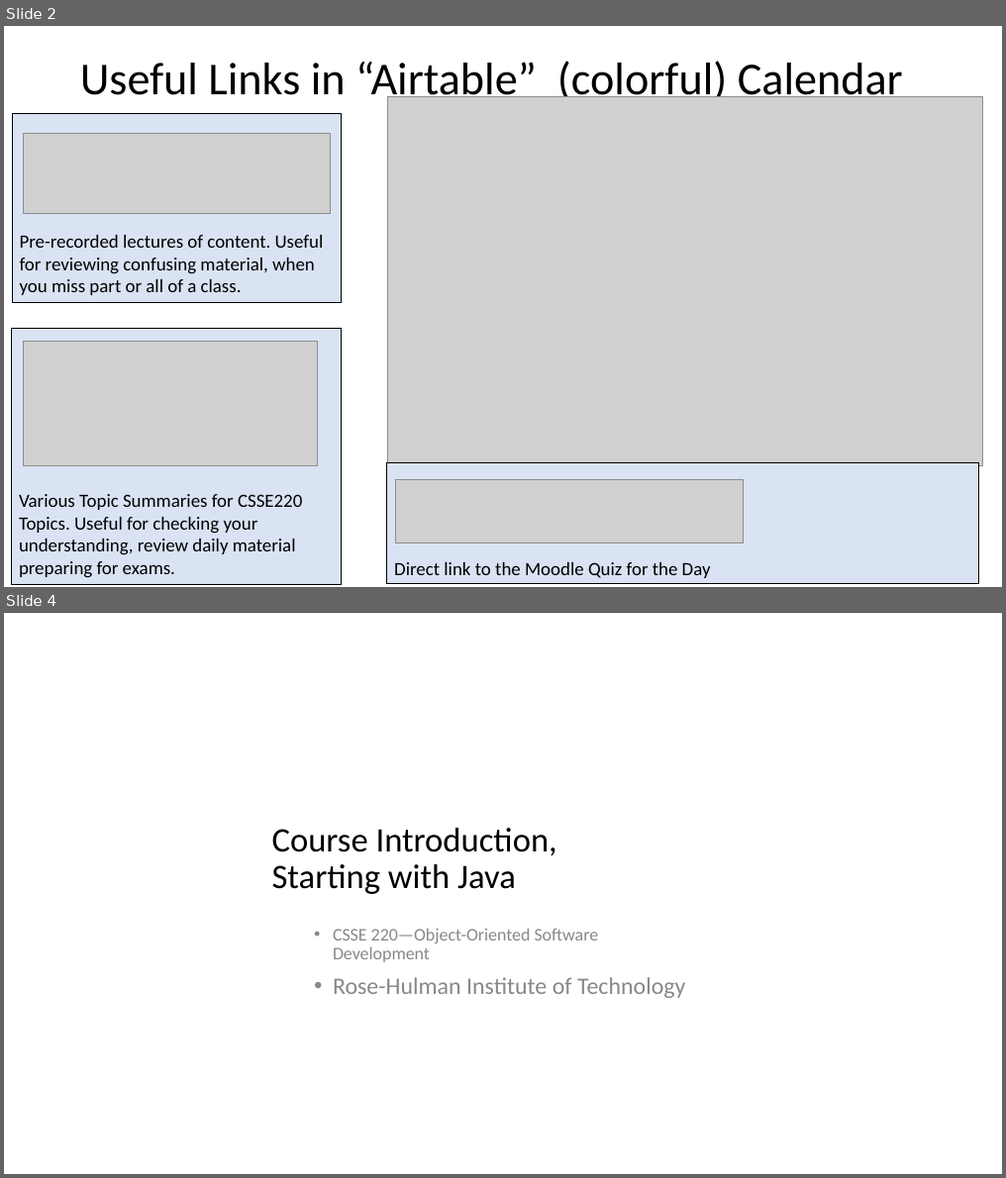
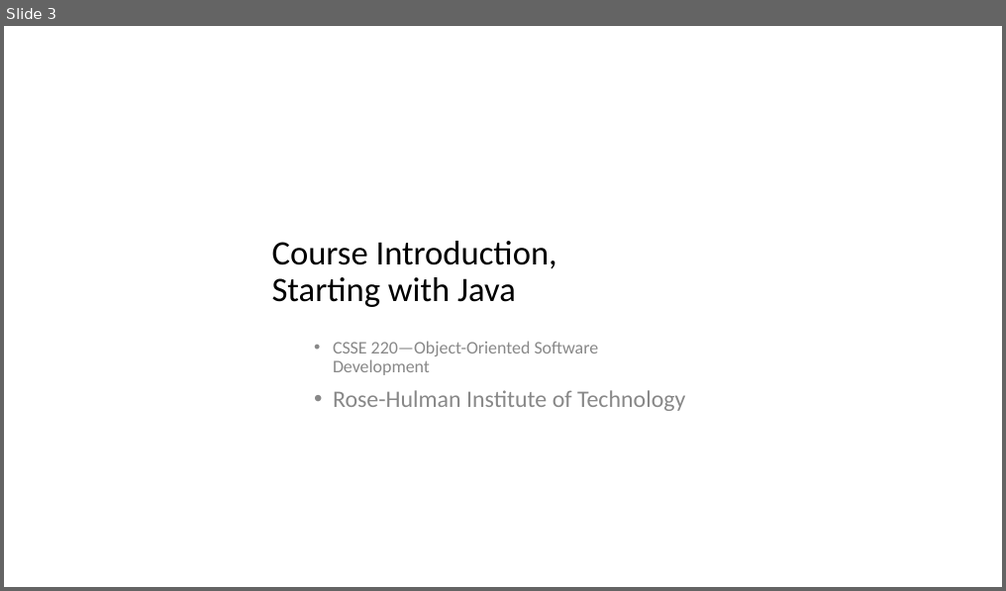
Before and after one commit to RHIT-CSSE/csse220, a slide deck: ClassMaterials/JavaIntro/Slides/Part1-InstructorIntro.pptx. Shown one above the other, each under a label of ours: slides 2 and 4 before the commit, slide 3 after it; the slides between them are not shown. The pictures are 1006x1178 and 1006x591 pixels, drawn with LibreOffice and Linux fonts; fonts in the diff are those of the drawing; grey boxes stand for pictures. Boxes give left, top, right and bottom in pixels: in the first picture for what was removed or moved away, otherwise in the second. Text is boxed around its words. In the diff, an @@ line names an element or a change of style, - is before the commit and + after.

```diff
--- a/ClassMaterials/JavaIntro/Slides/Part1-InstructorIntro.pptx
+++ b/ClassMaterials/JavaIntro/Slides/Part1-InstructorIntro.pptx
@@ slide 2 removed at [4, 26, 1002, 587], background #FFFFFF @@
@@ title removed at [80, 61, 903, 105] @@
-Useful Links in “Airtable” (colorful) Calendar
@@ rectangle removed at [12, 113, 342, 302] @@
-Pre-recorded lectures of content. Useful for reviewing confusing material, when you miss part or all of a class.
@@ picture removed at [387, 97, 982, 467] @@
@@ picture removed at [24, 134, 330, 213] @@
@@ rectangle removed at [12, 329, 341, 585] @@
-Various Topic Summaries for CSSE220 Topics. Useful for checking your understanding, review daily material preparing for exams.
@@ picture removed at [24, 342, 318, 467] @@
@@ rectangle removed at [387, 464, 979, 584] @@
-Direct link to the Moodle Quiz for the Day
@@ picture removed at [395, 479, 744, 544] @@
@@ what was slide 4 is now slide 3 @@
```
Also in this commit, not shown: 6 slides changed, 8 slides added, 4 other slides removed, 3 other files.
